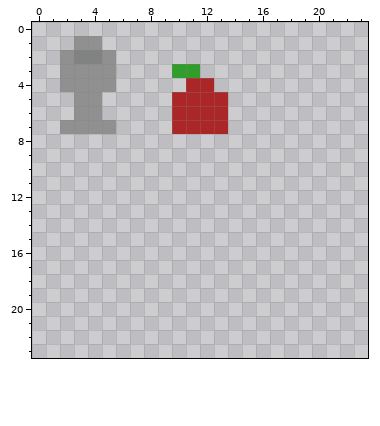
Pixel-art sprite -- Assets/Sprites/Objects/TavernTableItems.png. The picture above was drawn from the file before the commit.
The file is 24x24 pixels.
After the commit:
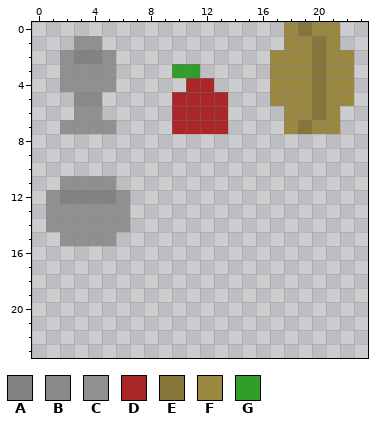
Palette (. is transparent): A #818383  B #898989  C #909090  D #ab2727  E #857538  F #9a8740  G #319d2a
Diff:
{"y":0,"x":18,"old":"....","new":"FEFF"}
{"y":1,"x":18,"old":"....","new":"FFEF"}
{"y":2,"x":17,"old":"......","new":"FFFEFF"}
{"y":3,"x":17,"old":"......","new":"FFFEFF"}
{"y":4,"x":17,"old":"......","new":"FFFEFF"}
{"y":5,"x":3,"old":"CC","new":"BB"}
{"y":5,"x":17,"old":"......","new":"FFFEFF"}
{"y":6,"x":18,"old":"....","new":"FFEF"}
{"y":7,"x":18,"old":"....","new":"FEFF"}
{"y":11,"x":2,"old":"....","new":"CCCC"}
{"y":12,"x":1,"old":"......","new":"CAAAAC"}
{"y":13,"x":1,"old":"......","new":"CCCCCC"}
{"y":14,"x":1,"old":"......","new":"CCCCCC"}
{"y":15,"x":2,"old":"....","new":"CCCC"}
